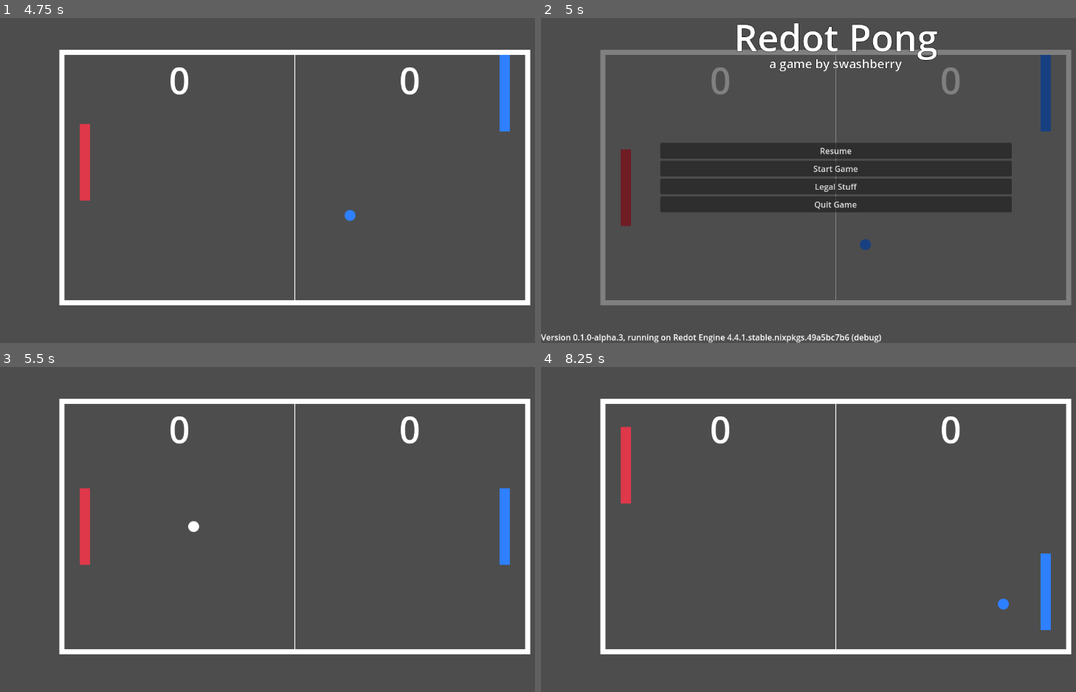
Above: before the commit, frames 1-4 (two rows, left to right).
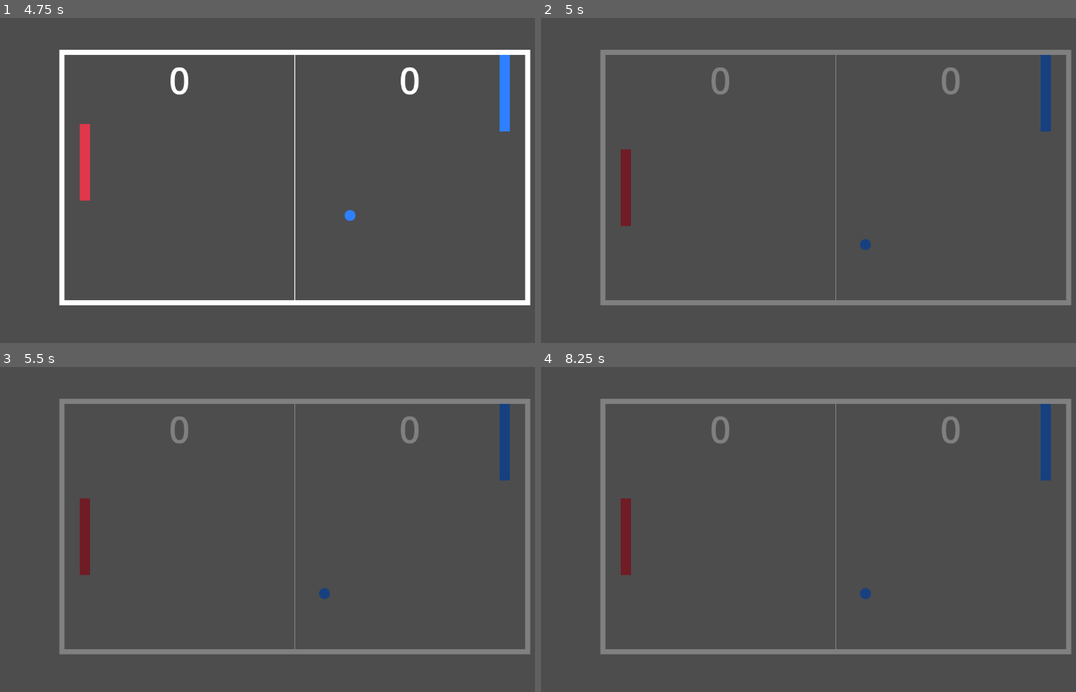
Above: after the commit, the same moments.

Repository: swashdev/redot-pong
Game: Godot game, scene res://main/main.tscn
The game is run twice, just before and just after one commit, with the same random seed, the same clock (stepped at 60 frames per second) and the same inputs.
Inputs (mouse positions are in pixels of both pictures, inside the frame that each line leads up to):
- Up to frame 1 (4.75 s): click "Start Game" at 0.5 s; tap Enter (ui_accept) at 1.25, 1.35, 1.52, 1.82, 2.1, 2.27, 2.57, 2.85, 3.6, 3.77, 4.07, 4.35, 4.52 s; hold Up (ui_up) 1.28-2.03 s; hold Down (ui_down) 2.03-2.78 s; hold Up (ui_up) 2.78-4.28 s; hold Down (ui_down) from 4.28 s (still down)
- Up to frame 2 (5 s): keep holding Down (ui_down); tap Enter (ui_accept) at 4.82 s; tap Escape (ui_cancel) at 4.9 s
- Up to frame 3 (5.5 s): release Down (ui_down) at 5 s; click (294, 516) at 5 s, where only the run before the commit has a clickable "Start Game"
- Up to frame 4 (8.25 s): hold Down (ui_down) 5.78-7.28 s; tap Enter (ui_accept) at 5.85, 6.02, 6.32, 6.6, 7.35, 7.52, 7.82, 8.1 s; hold Up (ui_up) from 7.28 s (still down)

Frame 1 is identical in both runs. In frame 2, 15% of the frame differs, in the area x 0-88%, y 1-100%; in frame 3, 6.4%; in frame 4, 6.8%.

Commit message:
Remove "pause_state_changed" signal.
The "pause_state_changed" signal was causing too much trouble for UX for
what it's worth, so I took it out.

Diff:
--- a/game/game.gd
+++ b/game/game.gd
@@ -9,9 +9,6 @@
 
 # Emitted when the game is over.
 signal over(victor: int)
-
-# Emitted when the game pauses/unpouses
-signal pause_state_changed(paused: bool)
 
 #region Signals
 
@@ -254,12 +251,10 @@
 func pause() -> void:
 	set_process(false)
 	modulate.v = 0.5
-	emit_signal("pause_state_changed", true)
 
 
 # Unpauses.
 func unpause() -> void:
-	emit_signal("pause_state_changed", false)
 	modulate.v = 1.0
 	set_process(true)
 
--- a/main/main.gd
+++ b/main/main.gd
@@ -22,11 +22,6 @@
 enum { GAME = 1, SHOW_MENU = 2 }
 
 #endregion
-
-
-# Initialization
-func _ready() -> void:
-	game.connect("pause_state_changed", _on_game_pause_state_changed)
 
 
 # Listening for input
@@ -66,14 +61,6 @@
 	game.unpause()
 
 
-
-# The game has paused or unpaused.
-func _on_game_pause_state_changed(paused: bool) -> void:
-	# If the game has paused, show the menu.
-	if paused:
-		main_menu.show()
-
-
 # A game over has occurred and it is time to declare a winner.
 func _on_game_over(victor: int) -> void:
 	# Hide the "resume" button.  We don't need it anymore.
